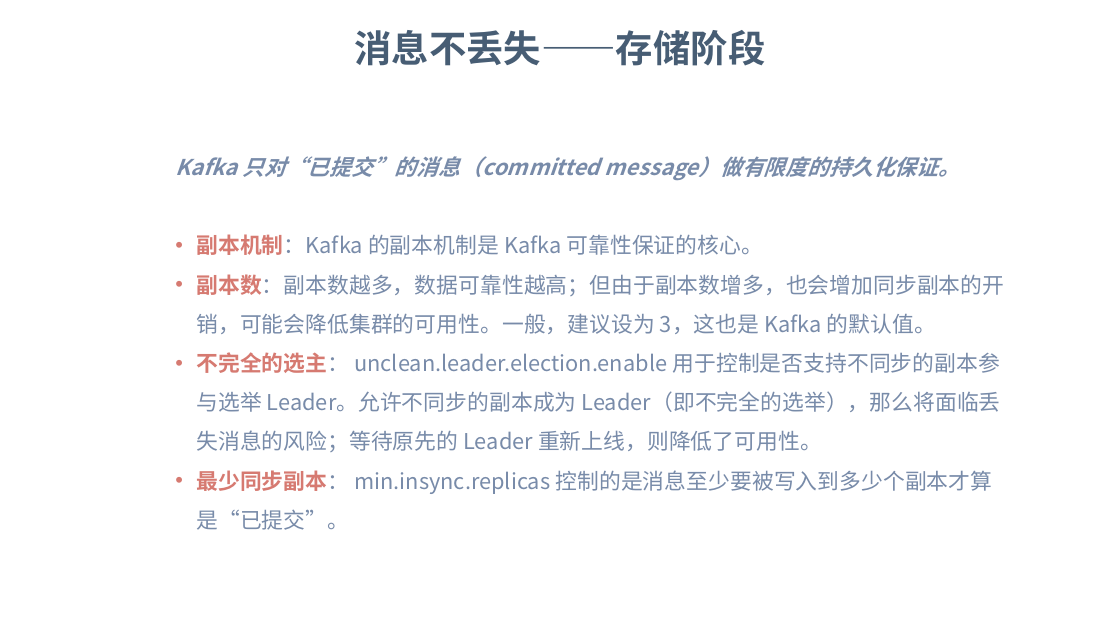
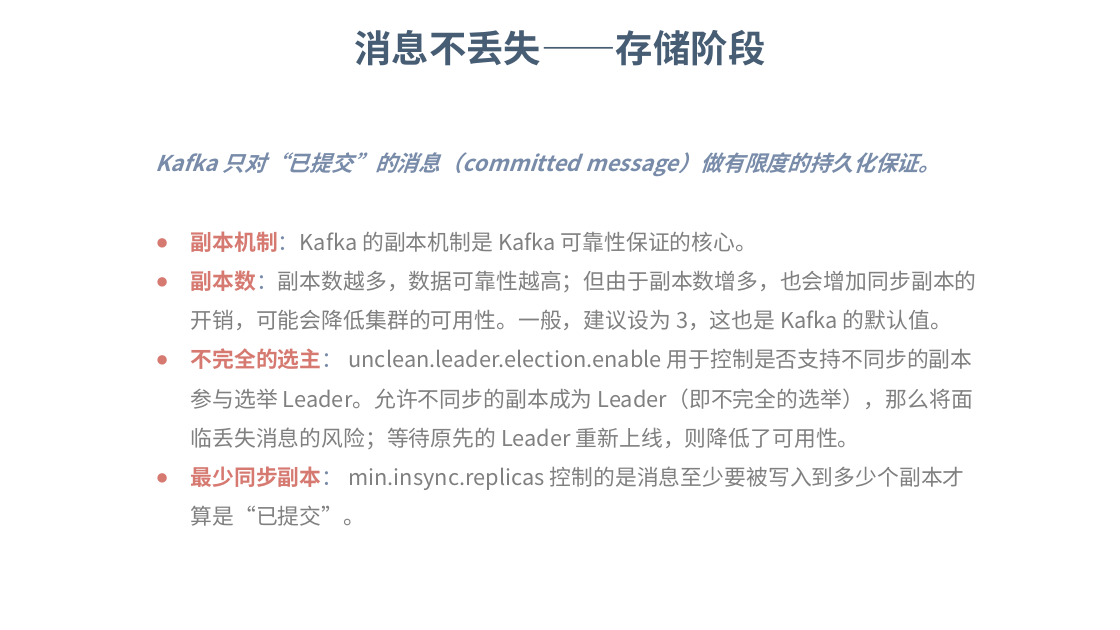
Before and after one commit to dunwu/bigdata-tutorial, a slide deck: slide 32 of assets/kafka/kafka.pptx. Drawn at 1120x630 pixels with LibreOffice and Linux fonts; fonts in the diff are those of the drawing; background and template pictures are left out. Boxes give left, top, right and bottom in pixels: in the first picture for what was removed or moved away, otherwise in the second. Text is boxed around its words. In the diff, an @@ line names an element or a change of style, - is before the commit and + after.

```diff
--- a/assets/kafka/kafka.pptx
+++ b/assets/kafka/kafka.pptx
@@ text "Kafka 只对“已提交”的消息（committed message）做有限度的持久化保证。": place and size @@
-text "Kafka 只对“已提交”的消息（committed message）做有限度的持久化保证。" at box(175, 156, 1004, 530)
+text "Kafka 只对“已提交”的消息（committed message）做有限度的持久化保证。" at box(156, 152, 977, 526)
@@ text at box(191, 231, 977, 526): text colour #788BA9 to #808080 in "副本机制：Kafka 的副本机制是 Kafka 可靠性保证的核心。", "副本数：副本数越多，数据可靠性越高；但由于副本数增多，也会增加同步副本的开销，可能会降低集群的可用性。一般，建议设为 3 ...", "unclean.leader.election.enable 用于控制是否支持不同步的副本参与选举 Leader。允许不 ...", "min.insync.replicas 控制的是消息至少要被写入到多少个副本才算是“已提交”。"; bullet • to ● @@
```
Also in this commit, not shown: 19 other slides changed, 2 slides added, 2 slides removed.
